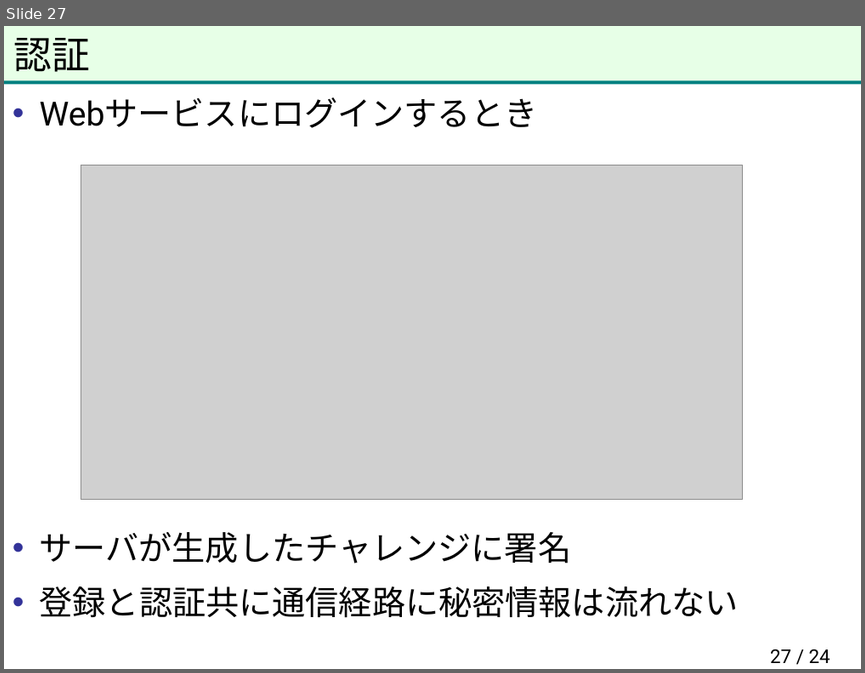
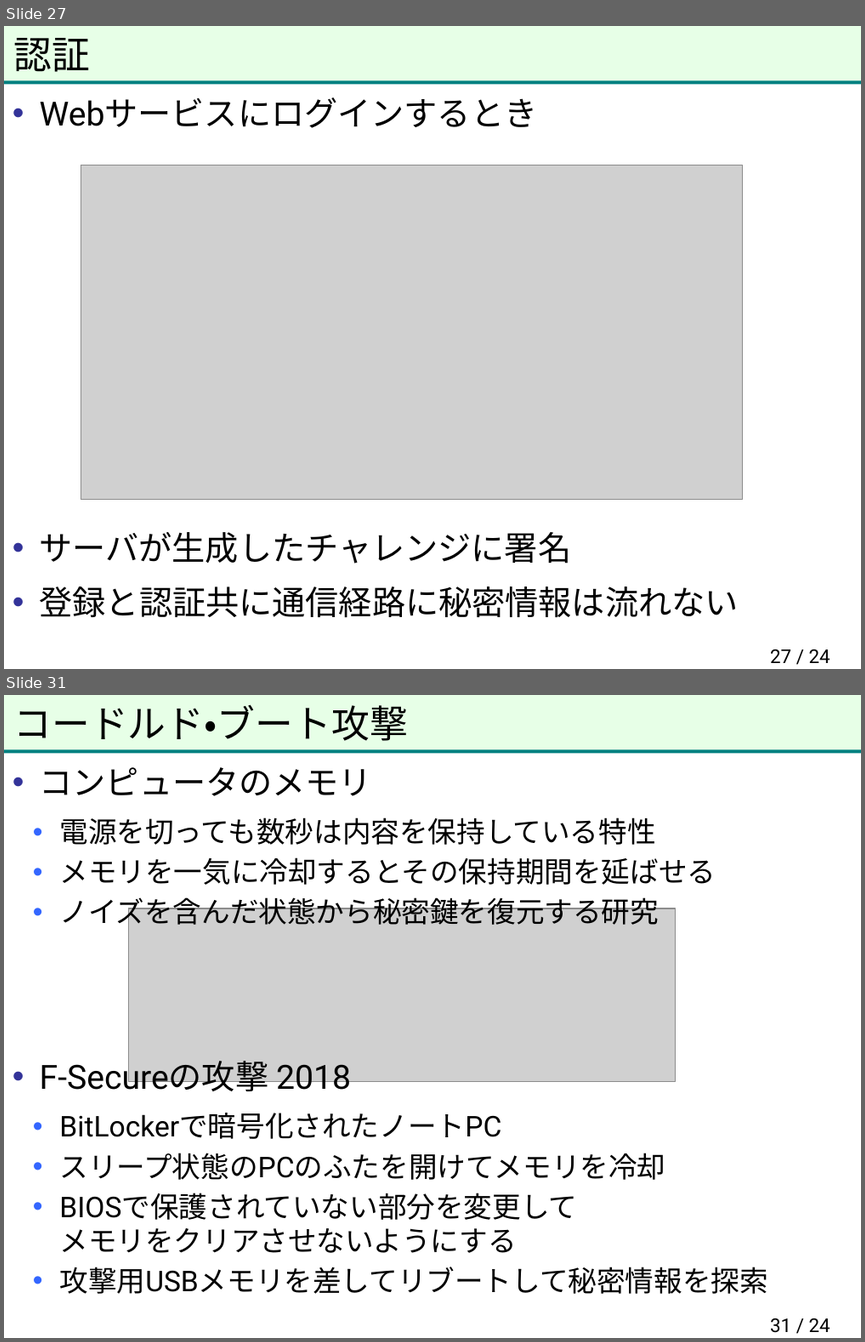
Before and after one commit to herumi/anninbon, a slide deck: lec/anninbon7.pptx. Shown one above the other, each under a label of ours: slide 27 before the commit, slides 27 and 31 after it; the slides between them are not shown. The pictures are 865x673 and 865x1342 pixels, drawn with LibreOffice and Linux fonts; fonts in the diff are those of the drawing; grey boxes stand for pictures; background and template pictures are left out. Boxes give left, top, right and bottom in pixels: in the first picture for what was removed or moved away, otherwise in the second. Text is boxed around its words. In the diff, an @@ line names an element or a change of style, - is before the commit and + after.

```diff
--- a/lec/anninbon7.pptx
+++ b/lec/anninbon7.pptx
@@ slide 31 added at [4,695,861,1338], background #FFFFFF; not listed: 2 template elements that a slide beside it also shows @@
@@ title added at [14,704,408,741], 32 pt, text #000000 @@
+コードルド・ブート攻撃
@@ text added at [40,767,767,1293], 24 pt, text #000000 @@
+• コンピュータのメモリ
+  • 電源を切っても数秒は内容を保持している特性
+  • メモリを一気に冷却するとその保持期間を延ばせる
+  • ノイズを含んだ状態から秘密鍵を復元する研究
+• F-Secureの攻撃 2018
+  • BitLockerで暗号化されたノートPC
+  • スリープ状態のPCのふたを開けてメモリを冷却
+  • BIOSで保護されていない部分を変更して
+    メモリをクリアさせないようにする
+  • 攻撃用USBメモリを差してリブートして秘密情報を探索
@@ picture added at [129,908,676,1081] @@
@@ page number added at [770,1318,830,1333], 16 pt, text #000000 @@
+31 / 24
```
Also in this commit, not shown: 11 other slides added.
